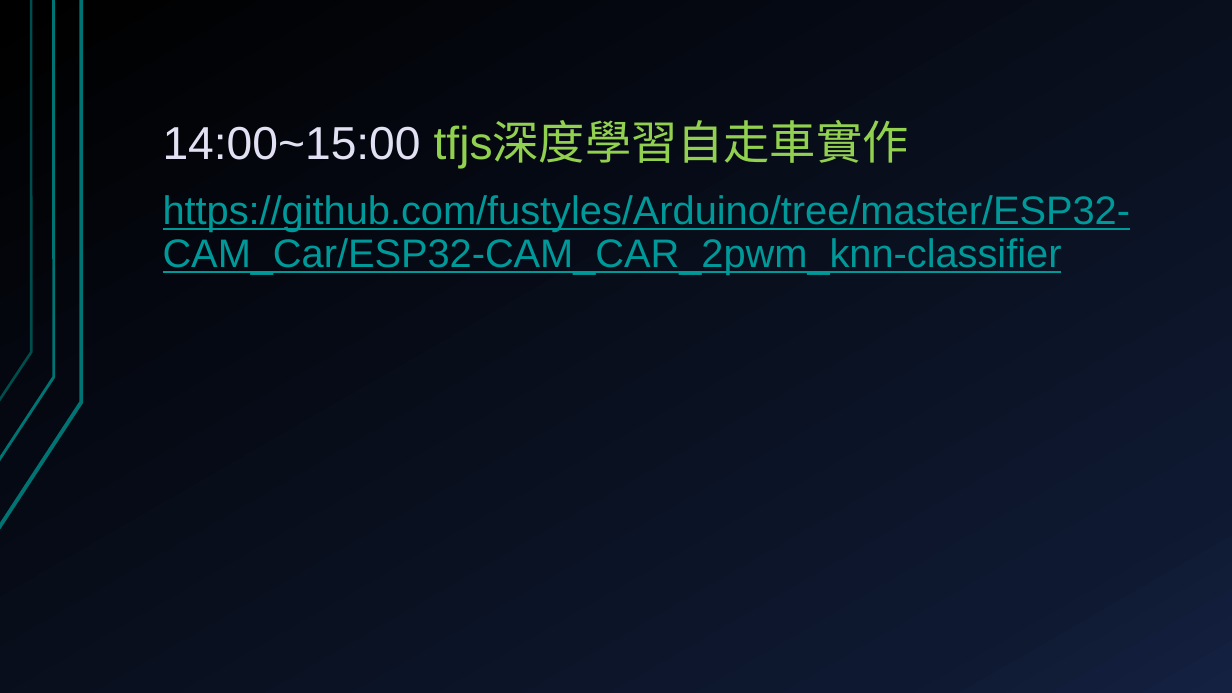
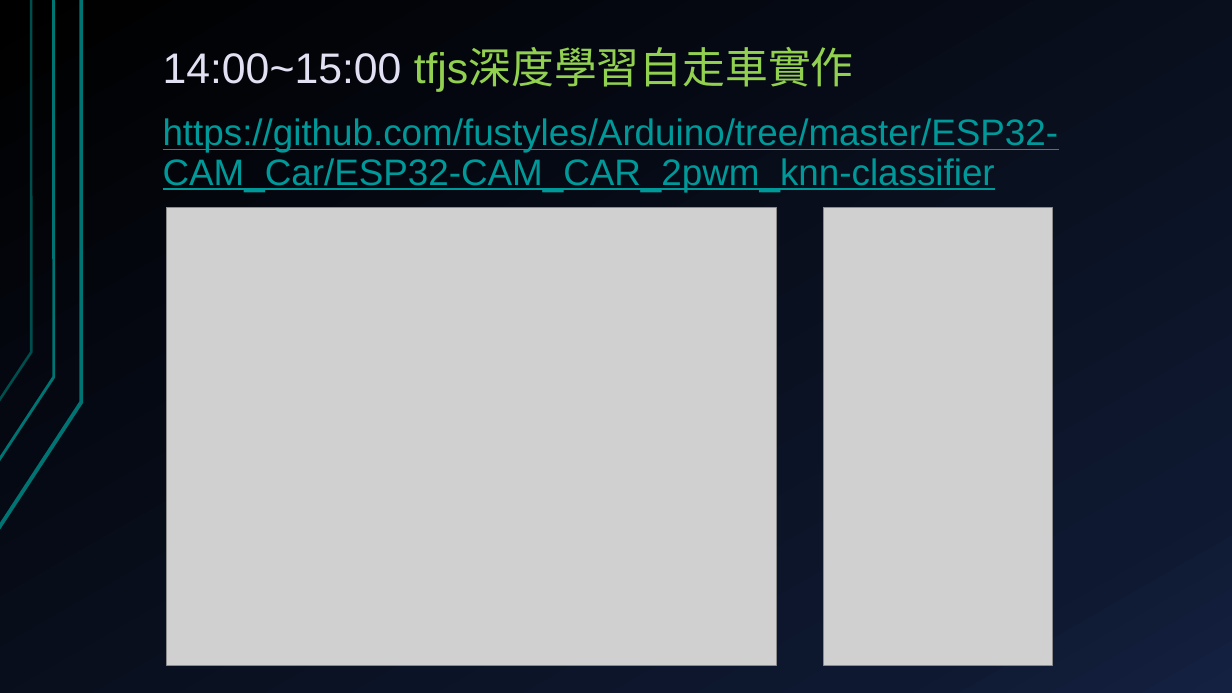
Before and after one commit to deltacod/Workshop, a slide deck: slide 36 of 2019.12.20_esp32-cam/ESP32-CAM-AI影像辨識應用.pptx (slide 35 before the commit). Drawn at 1232x693 pixels with LibreOffice and Linux fonts; fonts in the diff are those of the drawing; grey boxes stand for pictures. Boxes give left, top, right and bottom in pixels: in the first picture for what was removed or moved away, otherwise in the second. Text is boxed around its words. In the diff, an @@ line names an element or a change of style, - is before the commit and + after.

```diff
--- a/2019.12.20_esp32-cam/ESP32-CAM-AI影像辨識應用.pptx
+++ b/2019.12.20_esp32-cam/ESP32-CAM-AI影像辨識應用.pptx
@@ text "14:00~15:00 tfjs深度學習自走車實作": place and size @@
-text "14:00~15:00 tfjs深度學習自走車實作" at (163,123,1130,275)
+text "14:00~15:00 tfjs深度學習自走車實作" at (163,49,1058,192)
@@ text "14:00~15:00 tfjs深度學習自走車實作" at (163,49,1058,192): size 36 to 33.3 pt in "14:00~15:00 tfjs深度學習自走車實作"; size 31 to 28.7 pt in "https://github.com/fustyles/Arduino/tree/master/ESP32-CAM_Ca ..." @@
@@ picture added at (166,208,776,665) @@
@@ picture added at (823,208,1053,665) @@
```
Also in this commit, not shown: 8 other slides changed, 1 slide added, 1 other file.
